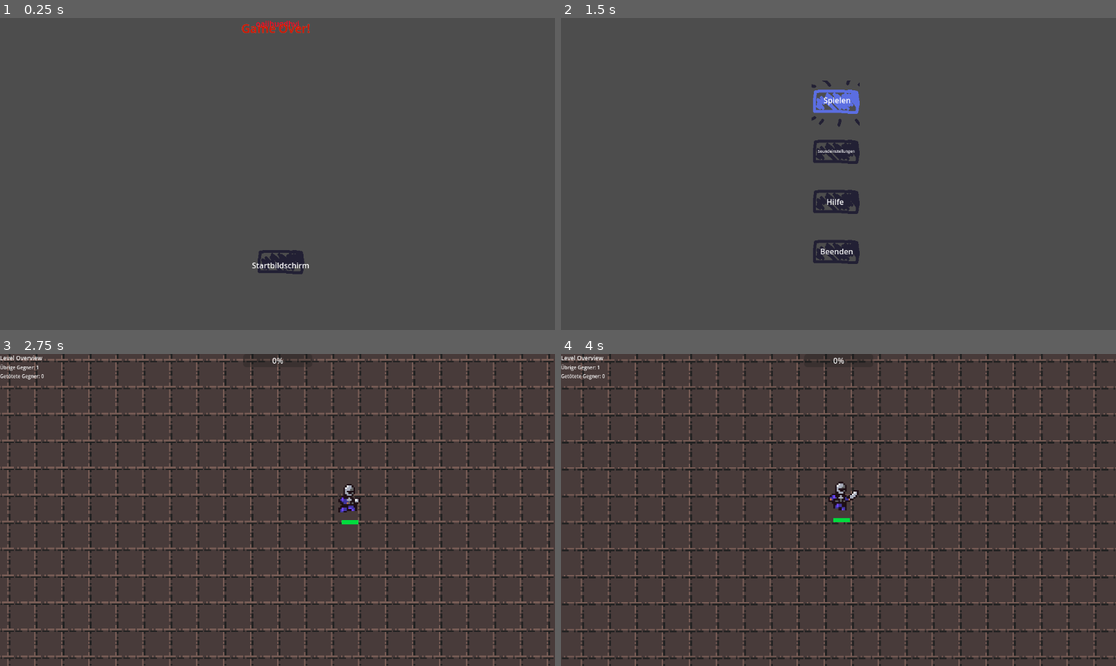
Above: before the commit, frames 1-4 (two rows, left to right).
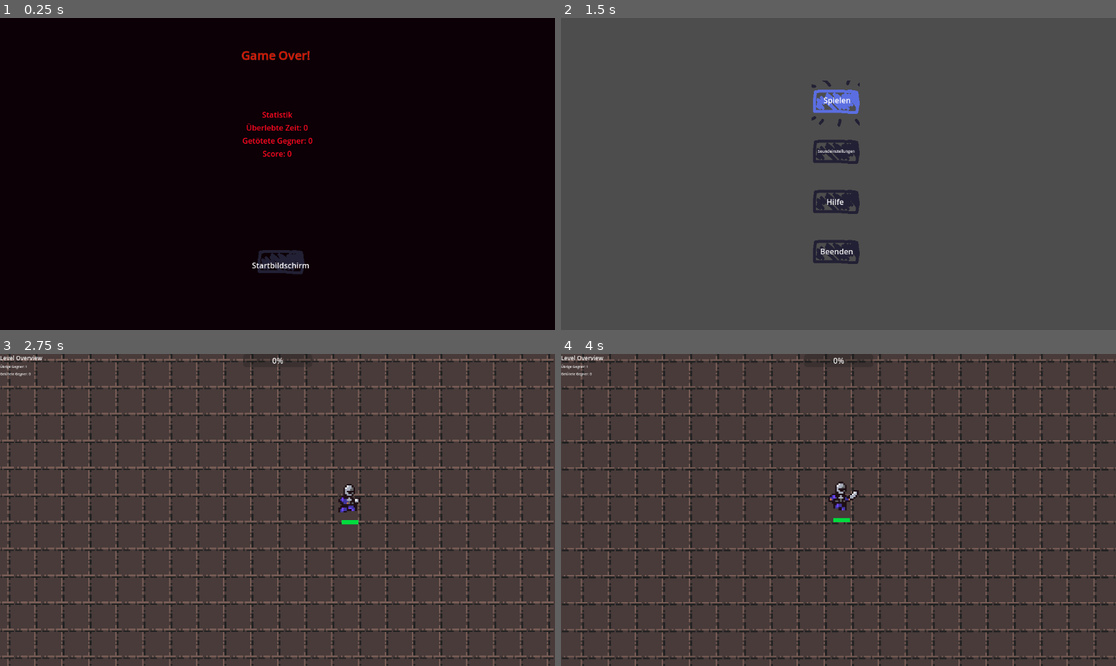
Above: after the commit, the same moments.

Repository: Lukas74m/gae_ca2
Game: Godot game, scene res://scenes/deathscreen/deathscreen.tscn
Same seed, same stepped clock (60 frames per second), same inputs: the game is played once before the commit and once after it. This scene is started directly instead of the project's main scene.
Inputs (mouse positions are in pixels of both pictures, inside the frame that each line leads up to):
- Up to frame 1 (0.25 s): no input
- Up to frame 2 (1.5 s): click "Startbildschirm" at 0.5 s; click "Spielen" at 1.25 s
- Up to frame 3 (2.75 s): move the mouse to (399, 494) at 2.02 s; hold Q (attack) from 2.03 s (still down)
- Up to frame 4 (4 s): move the mouse to (727, 525) at 2.77 s; release Q (attack) at 2.78 s; tap E (dash) at 2.85 s; move the mouse to (894, 441) at 3.52 s; hold Q (attack) from 3.53 s (still down)

The runs differ from the first frame. In frame 1, 99% of the frame differs, in the area x 0-100%, y 0-100%; in frame 2, nothing differs; in frame 3, 0.2%; in frame 4, 0.2%.
Error before the commit: Invalid call. Nonexistent function 'update_display' in base 'Control (stats_display.gd)'. (res://scripts/deathscreen/deathscreen.gd:7)

Commit message:
Minor changes

Diff:
--- a/gae-ca2/scenes/deathscreen/deathscreen.tscn
+++ b/gae-ca2/scenes/deathscreen/deathscreen.tscn
@@ -1,7 +1,8 @@
-[gd_scene load_steps=14 format=3 uid="uid://df1ymeh7kbn6q"]
+[gd_scene load_steps=15 format=3 uid="uid://df1ymeh7kbn6q"]
 
 [ext_resource type="Script" uid="uid://b8veoxcmbw0wc" path="res://scripts/deathscreen/deathscreen.gd" id="1_btbqu"]
 [ext_resource type="Script" uid="uid://3ec3cm3265m7" path="res://scripts/deathscreen/texture_button.gd" id="2_bssjh"]
+[ext_resource type="Theme" uid="uid://b2ftdon0s262d" path="res://stats_display_theme.tres" id="2_gm5rc"]
 [ext_resource type="Texture2D" uid="uid://rwdm74nqhelq" path="res://assets/buttons/Test_Button.png" id="2_u6gas"]
 [ext_resource type="Texture2D" uid="uid://drsj06k5do28m" path="res://assets/buttons/Test_Button_Hover.png" id="3_3638j"]
 [ext_resource type="Texture2D" uid="uid://wkwoejl3hpar" path="res://assets/buttons/Test_Button_On_Click.png" id="5_3638j"]
@@ -62,6 +63,14 @@
 
 [node name="Control" type="CanvasLayer" parent="."]
 
+[node name="Panel" type="Panel" parent="Control"]
+anchors_preset = 15
+anchor_right = 1.0
+anchor_bottom = 1.0
+grow_horizontal = 2
+grow_vertical = 2
+theme = ExtResource("2_gm5rc")
+
 [node name="TextureButton" type="TextureButton" parent="Control"]
 anchors_preset = 8
 anchor_left = 0.5
@@ -102,22 +111,22 @@
 frame = 4
 frame_progress = 1.0
 
-[node name="CenterContainer" type="VBoxContainer" parent="Control"]
+[node name="StatsDisplay" parent="Control" instance=ExtResource("6_gm5rc")]
 anchors_preset = 5
 anchor_left = 0.5
 anchor_right = 0.5
-offset_left = -48.0
-offset_right = 48.0
-offset_bottom = 40.0
-grow_horizontal = 2
-
-[node name="StatsDisplay" parent="Control/CenterContainer" instance=ExtResource("6_gm5rc")]
-layout_mode = 2
+anchor_bottom = 0.0
+offset_top = 189.0
+offset_bottom = 189.0
+grow_vertical = 1
 size_flags_horizontal = 4
 size_flags_vertical = 4
 
-[node name="GameOverText" type="Label" parent="Control/CenterContainer"]
-layout_mode = 2
+[node name="GameOverText" type="Label" parent="Control"]
+offset_left = 501.0
+offset_top = 60.0
+offset_right = 651.0
+offset_bottom = 95.0
 size_flags_horizontal = 4
 text = "Game Over! "
 label_settings = SubResource("LabelSettings_btbqu")
--- a/gae-ca2/scripts/components/stats_display.gd
+++ b/gae-ca2/scripts/components/stats_display.gd
@@ -3,11 +3,11 @@
 @onready var title_label = $VBoxContainer/Title
 @onready var vbox_container = $VBoxContainer
 
-func _ready() -> void:
-	print("Size:", size)
+func update_display(stats: Dictionary, title: String):
+	set_labels(stats, title)
+	#update_progress_bar()
 
-
-func set_stats(stats: Dictionary, title: String ):
+func set_labels(stats: Dictionary, title: String ):
 	# Delete all previous entries (except title)
 	for child in vbox_container.get_children():
 		if child != title_label:
--- a/gae-ca2/scripts/deathscreen/deathscreen.gd
+++ b/gae-ca2/scripts/deathscreen/deathscreen.gd
@@ -1,6 +1,6 @@
 extends Panel
 
-@onready var stats_display_instance = $Control/CenterContainer/StatsDisplay
+@onready var stats_display_instance = $Control/StatsDisplay
 
 # Called when the node enters the scene tree for the first time.
 func _ready() -> void:
@@ -8,7 +8,7 @@
 	"Überlebte Zeit ": Global.time_alive,
 	"Getötete Gegner ": Global.kills,
 	"Score ": Global.score
-}, "Statistics")
+}, "Statistik")
 
 
 
--- a/gae-ca2/stats_display_theme.tres
+++ b/gae-ca2/stats_display_theme.tres
@@ -3,7 +3,7 @@
 [sub_resource type="FontVariation" id="FontVariation_phq8n"]
 
 [sub_resource type="StyleBoxFlat" id="StyleBoxFlat_phq8n"]
-bg_color = Color(0.0826608, 0.274968, 0.3838, 1)
+bg_color = Color(0.0470654, 2.76752e-07, 0.0255979, 1)
 
 [resource]
 Label/colors/font_color = Color(1, 0.0392157, 0.129412, 1)
--- a/gae-ca2/task_display_theme.tres
+++ b/gae-ca2/task_display_theme.tres
@@ -1,4 +1,4 @@
 [gd_resource type="Theme" format=3 uid="uid://dviluyd0ea27u"]
 
 [resource]
-default_font_size = 10
+default_font_size = 7
